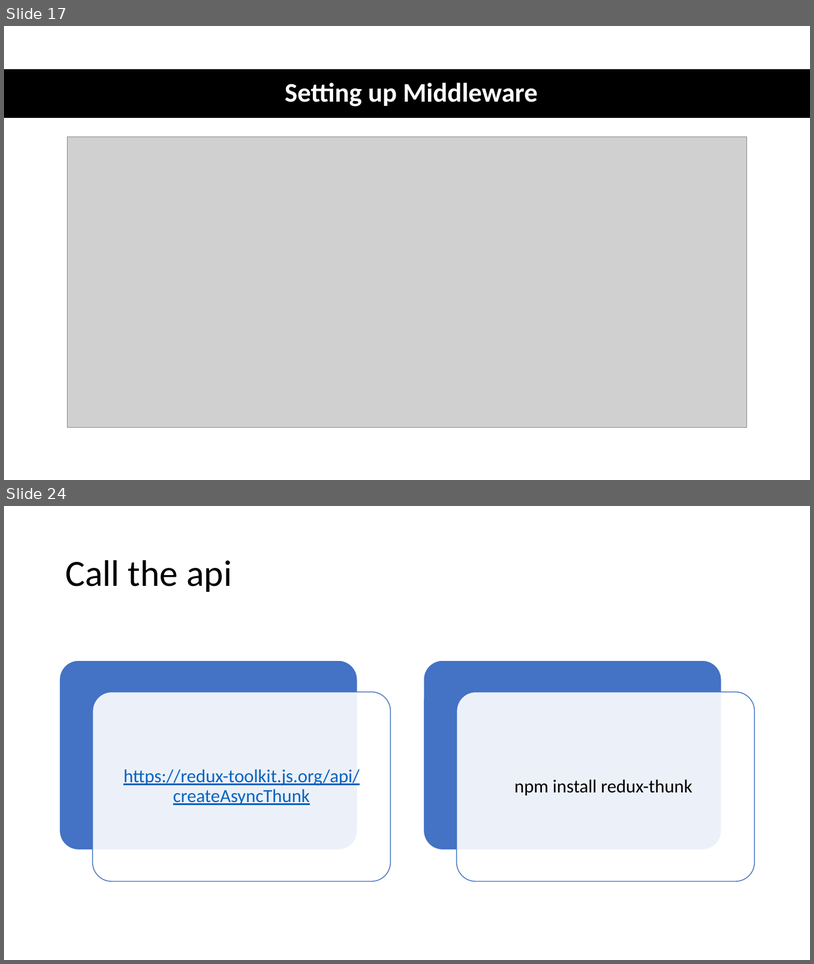
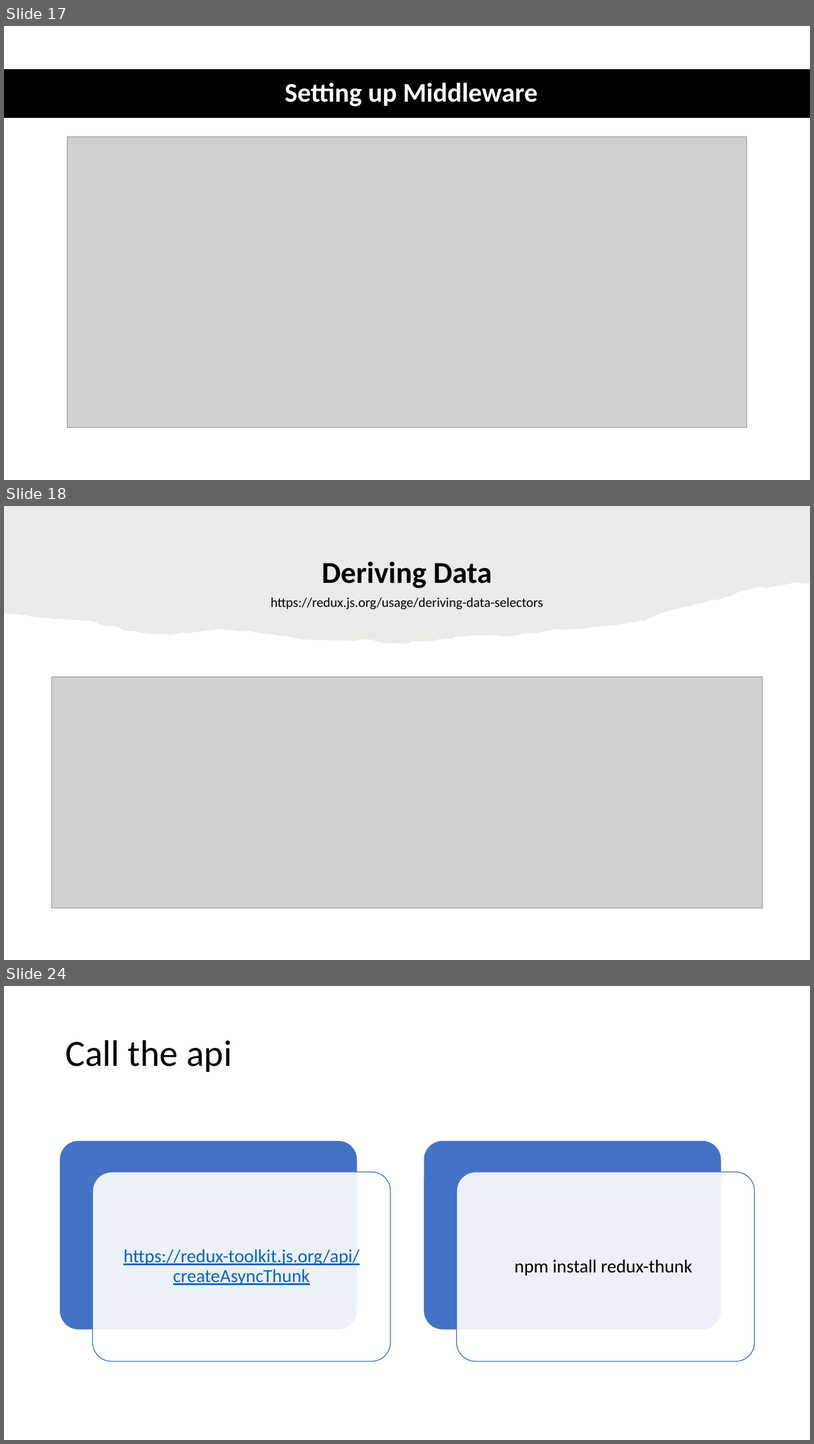
Before and after one commit to 1shaked/full-stack, a slide deck: 29ass/redux.pptx. Shown one above the other, each under a label of ours: slides 17 and 24 before the commit, slides 17, 18 and 24 after it; the slides between them are not shown. The pictures are 814x964 and 814x1444 pixels, drawn with LibreOffice and Linux fonts; fonts in the diff are those of the drawing; grey boxes stand for pictures. Boxes give left, top, right and bottom in pixels: in the first picture for what was removed or moved away, otherwise in the second. Text is boxed around its words. In the diff, an @@ line names an element or a change of style, - is before the commit and + after.

```diff
--- a/29ass/redux.pptx
+++ b/29ass/redux.pptx
@@ slide 18 added at [4, 506, 810, 960], background #FFFFFF @@
@@ freeform shape added at [4, 506, 810, 644], fill #82766A at 15% opacity @@
@@ title added at [322, 561, 492, 588], 36 pt, text #000000, bold @@
+Deriving Data
@@ text added at [271, 597, 543, 609], 16 pt, text #000000 @@
+https://redux.js.org/usage/deriving-data-selectors
@@ picture added at [52, 676, 762, 907] @@
```
Also in this commit, not shown: 1 slide removed, 30 other files.
